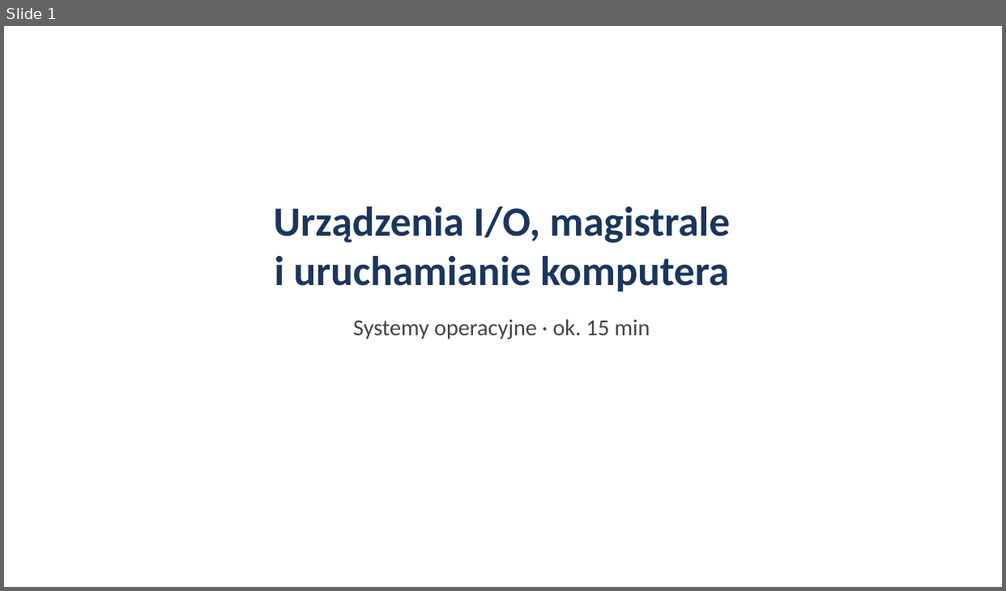
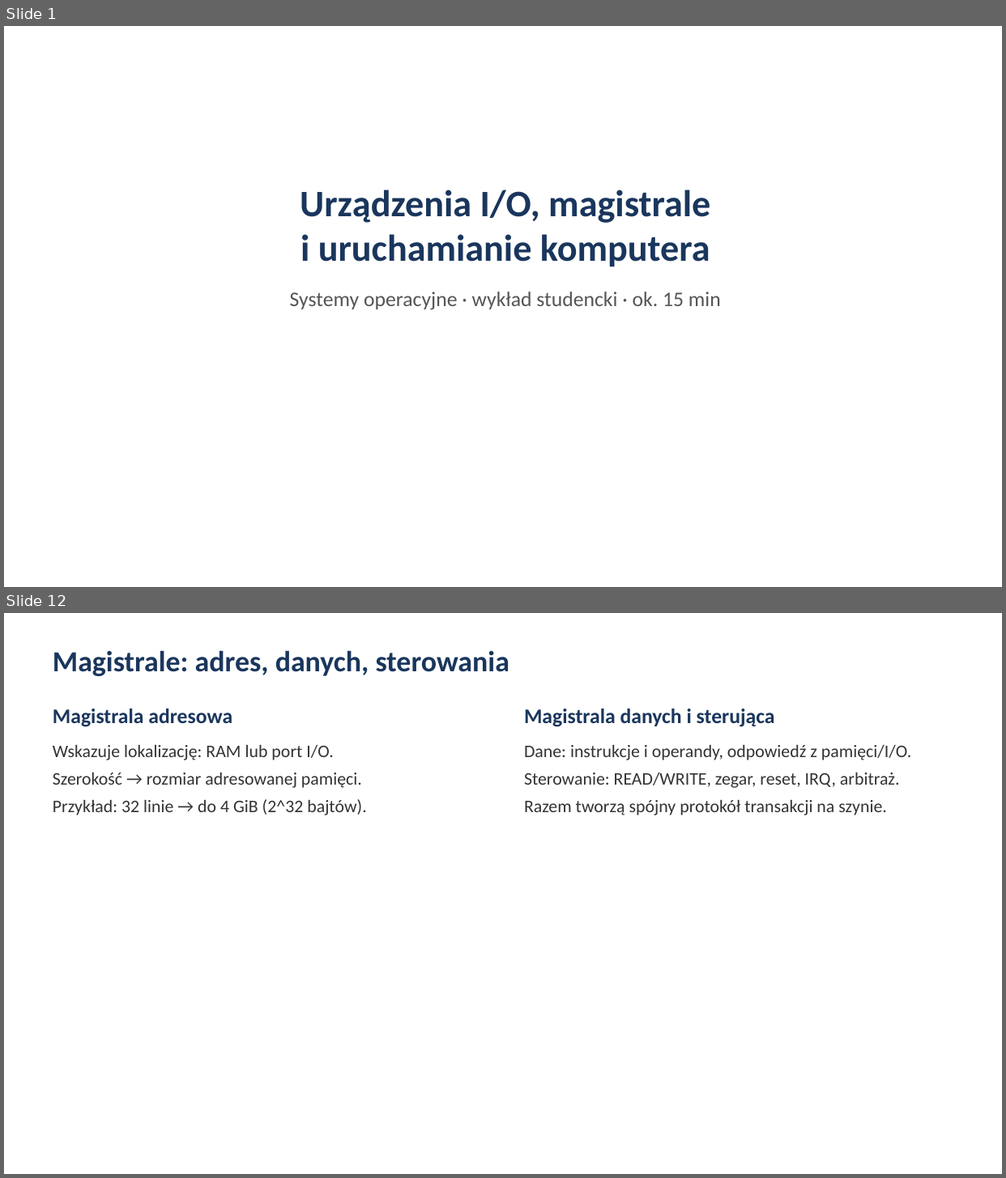
Before and after one commit to PL77239/RESEARCH, a slide deck: prezentacja/prezentacja-os.pptx. Shown one above the other, each under a label of ours: slide 1 before the commit, slides 1 and 12 after it; the slides between them are not shown. The pictures are 1006x591 and 1006x1178 pixels, drawn with LibreOffice and Linux fonts; fonts in the diff are those of the drawing. Boxes give left, top, right and bottom in pixels: in the first picture for what was removed or moved away, otherwise in the second. Text is boxed around its words. In the diff, an @@ line names an element or a change of style, - is before the commit and + after.

```diff
--- a/prezentacja/prezentacja-os.pptx
+++ b/prezentacja/prezentacja-os.pptx
@@ slide 12 added at (4,613,1002,1174), background #FFFFFF @@
@@ text added at (53,650,509,676), 28 pt, text #1A365D, bold @@
+Magistrale: adres, danych, sterowania
@@ text added at (53,709,232,727), 20 pt, text #1A365D, bold @@
+Magistrala adresowa
@@ text added at (524,709,775,727), 20 pt, text #1A365D, bold @@
+Magistrala danych i sterująca
@@ text added at (53,745,366,815), 17 pt, text #333333 @@
+Wskazuje lokalizację: RAM lub port I/O.
+Szerokość → rozmiar adresowanej pamięci.
+Przykład: 32 linie → do 4 GiB (2^32 bajtów).
@@ text added at (524,745,912,815), 17 pt, text #333333 @@
+Dane: instrukcje i operandy, odpowiedź z pamięci/I/O.
+Sterowanie: READ/WRITE, zegar, reset, IRQ, arbitraż.
+Razem tworzą spójny protokół transakcji na szynie.
@@ slide 1 changed as well @@
@@ text "Urządzenia I/O, magistrale i uruchamianie ...": place and size @@
-text "Urządzenia I/O, magistrale i uruchamianie ..." at (274,207,730,339)
+text "Urządzenia I/O, magistrale i uruchamianie ..." at (290,190,721,310)
@@ text at (300,190,710,267): size 40 to 36 pt in "Urządzenia I/O, magistrale i uruchamianie komputera" @@
@@ text at (290,292,721,310): text changed; size 22 to 20 pt; text colour #444444 to #555555 @@
-Systemy operacyjne · ok. 15 min
+Systemy operacyjne · wykład studencki · ok. 15 min
```
Also in this commit, not shown: 1 other slide changed, 20 other slides added, 15 slides removed.
